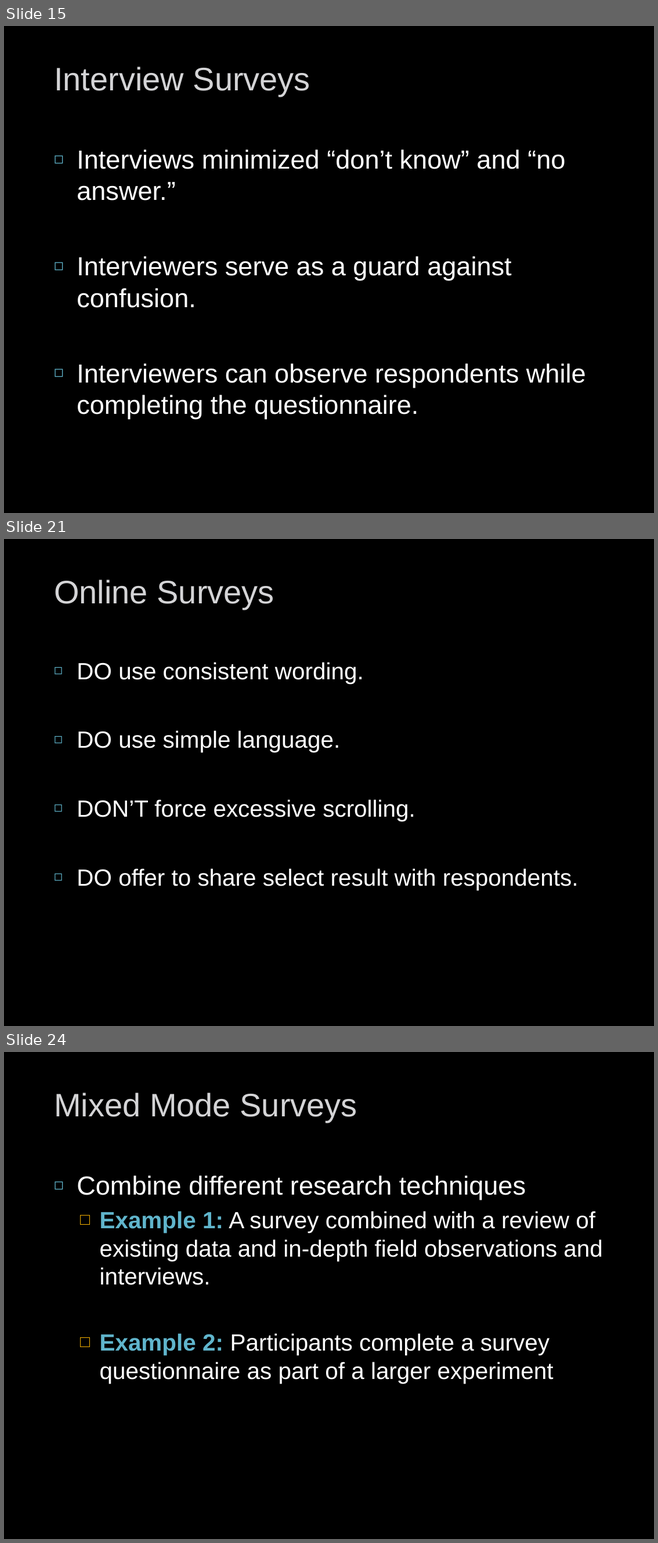
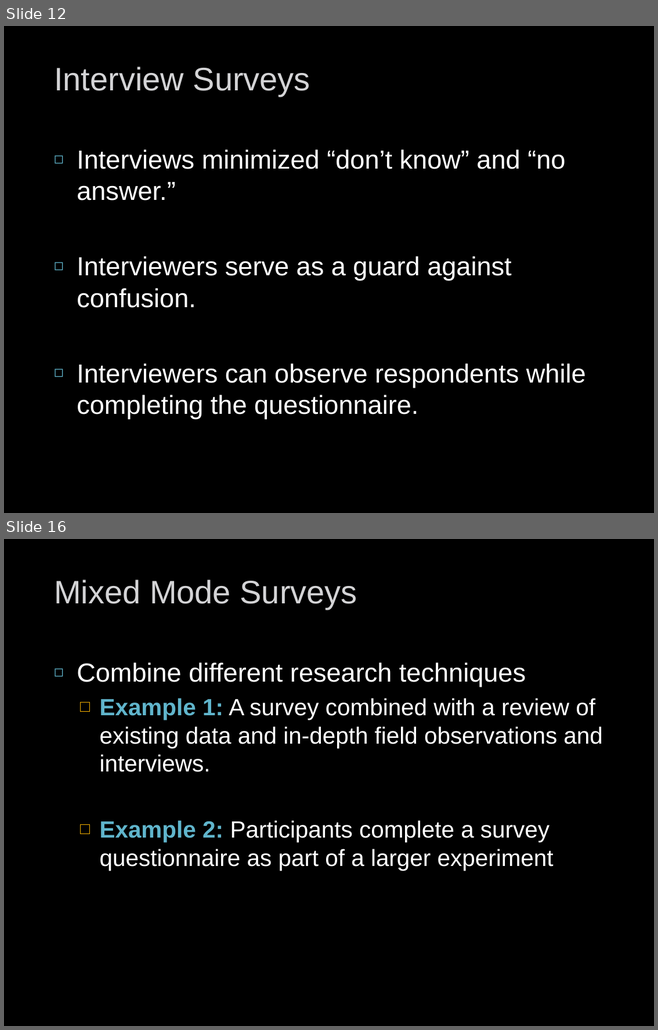
Before and after one commit to npm27/Teaching-Materials, a slide deck: Research Methods/Slides/Survey Research.pptx. Shown one above the other, each under a label of ours: slides 15, 21 and 24 before the commit, slides 12 and 16 after it; the slides between them are not shown. The pictures are 658x1543 and 658x1030 pixels, drawn with LibreOffice and Linux fonts; fonts in the diff are those of the drawing. Boxes give left, top, right and bottom in pixels: in the first picture for what was removed or moved away, otherwise in the second. Text is boxed around its words. In the diff, an @@ line names an element or a change of style, - is before the commit and + after.

```diff
--- a/Research Methods/Slides/Survey Research.pptx
+++ b/Research Methods/Slides/Survey Research.pptx
@@ slide 21 removed at <box>4,539,654,1026</box>, background #000000 @@
@@ title removed at <box>54,580,274,609</box> @@
-Online Surveys
@@ text removed at <box>76,662,578,890</box> @@
-◻ DO use consistent wording.
-◻ DO use simple language.
-◻ DON’T force excessive scrolling.
-◻ DO offer to share select result with respondents.
@@ what was slide 15 is now slide 12 @@
@@ what was slide 24 is now slide 16 @@
```
Also in this commit, not shown: 4 slides changed, 7 other slides removed.
